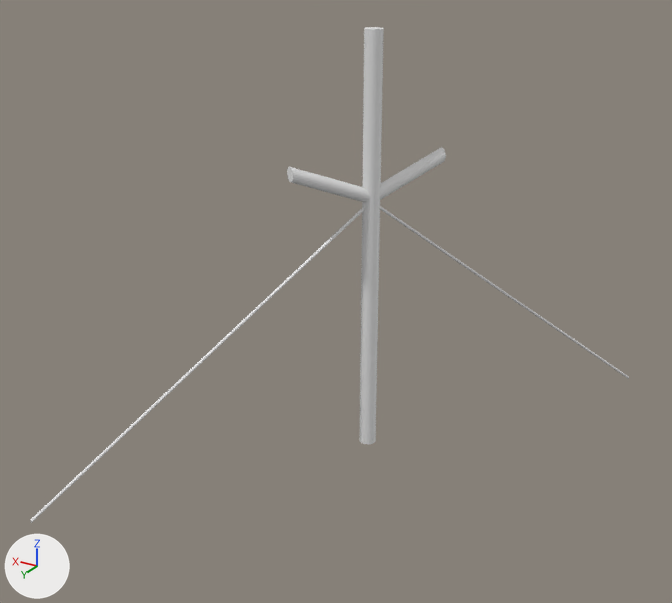
The COLLADA model mrim_task/mrim_resources/gazebo_files/models/single_tower/meshes/single_tower.dae: old version first, new version second.
Camera for both pictures: a 50 mm camera at (-0.6, 66.8, 70.4) aimed at (57.9, -30.7, 21.6). The axes (+X, +Y, +Z) are drawn at lower left. The lights are the same throughout. Mesh edges are drawn as thin lines on the coarser meshes. Where no turn or scale is listed for an object, it has been applied to the vertices.

The first picture shows 'SingleTowerFusioned'.
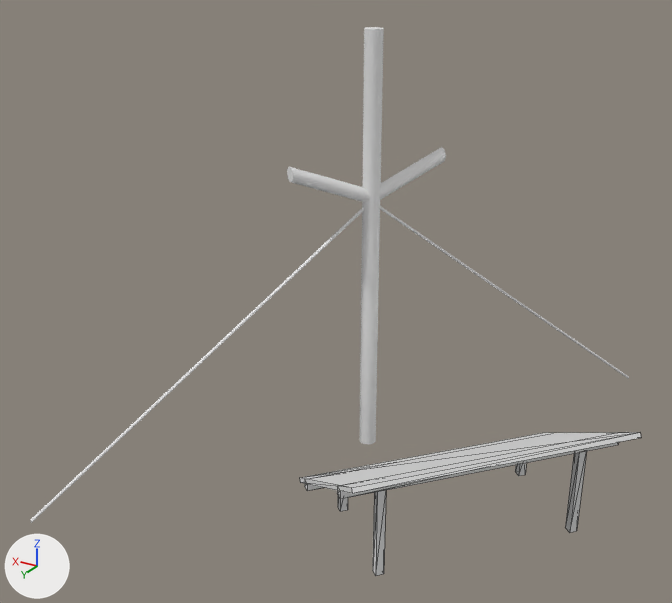
The newer file is also rescaled (x0.1) as a whole; pictures and numbers use the older file's frame.

Changed parts and their boxes (x1, y1, x2, y2) in the pictures (672 x 603 px):
'Cube.003', added
    after: (300, 432, 641, 576)
    faces in mat_material_002 (white #e7e7e7): (300, 432, 641, 494)
    faces in mat_material_003 (white #e7e7e7): (565, 451, 587, 533)
    faces in mat_material_007 (white #e7e7e7): (373, 490, 386, 576)
    faces in mat_material_001 (white #e7e7e7): (337, 442, 618, 499)
    faces in mat_material_006 (white #e7e7e7): (338, 496, 348, 511)

The change, as a list of edits to the scene's bpy script:
```text
Add mat_material_002:
    mat_material_002 = principled_material('Material.002')
    mat_material_002.base_color = (0.8, 0.8, 0.8)  # white #e7e7e7
Add mat_material_001:
    mat_material_001 = principled_material('Material.001')
    mat_material_001.base_color = (0.8, 0.8, 0.8)  # white #e7e7e7
Add mat_material_003:
    mat_material_003 = principled_material('Material.003')
    mat_material_003.base_color = (0.8, 0.8, 0.8)  # white #e7e7e7
Add mat_material_007:
    mat_material_007 = principled_material('Material.007')
    mat_material_007.base_color = (0.8, 0.8, 0.8)  # white #e7e7e7
Add mat_material_005:
    mat_material_005 = principled_material('Material.005')
    mat_material_005.base_color = (0.8, 0.8, 0.8)  # white #e7e7e7
Add mat_material_006:
    mat_material_006 = principled_material('Material.006')
    mat_material_006.base_color = (0.8, 0.8, 0.8)  # white #e7e7e7
Add mat_material_004:
    mat_material_004 = principled_material('Material.004')
    mat_material_004.base_color = (0.8, 0.8, 0.8)  # white #e7e7e7
Add me_cube_005:
    me_cube_005.from_pydata(...)  # 56 vertices, 84 faces; spans x -6.4..31.2, y -13.8..25.3, z -5.7..9.4
    # faces by material slot: [12, 12, 12, 12, 12, 12, 12]
    me_cube_005.materials.append(mat_material_003)  # white #e7e7e7
    me_cube_005.materials.append(mat_material_001)  # white #e7e7e7
    me_cube_005.materials.append(mat_material_002)  # white #e7e7e7
    me_cube_005.materials.append(mat_material_004)  # white #e7e7e7
    me_cube_005.materials.append(mat_material_005)  # white #e7e7e7
    me_cube_005.materials.append(mat_material_006)  # white #e7e7e7
    me_cube_005.materials.append(mat_material_007)  # white #e7e7e7
Add ob_cube_003:
    ob_cube_003 = bpy.data.objects.new('Cube.003', me_cube_005)
    ob_cube_003.location = (22.9, -27.8, 6.0)
```
